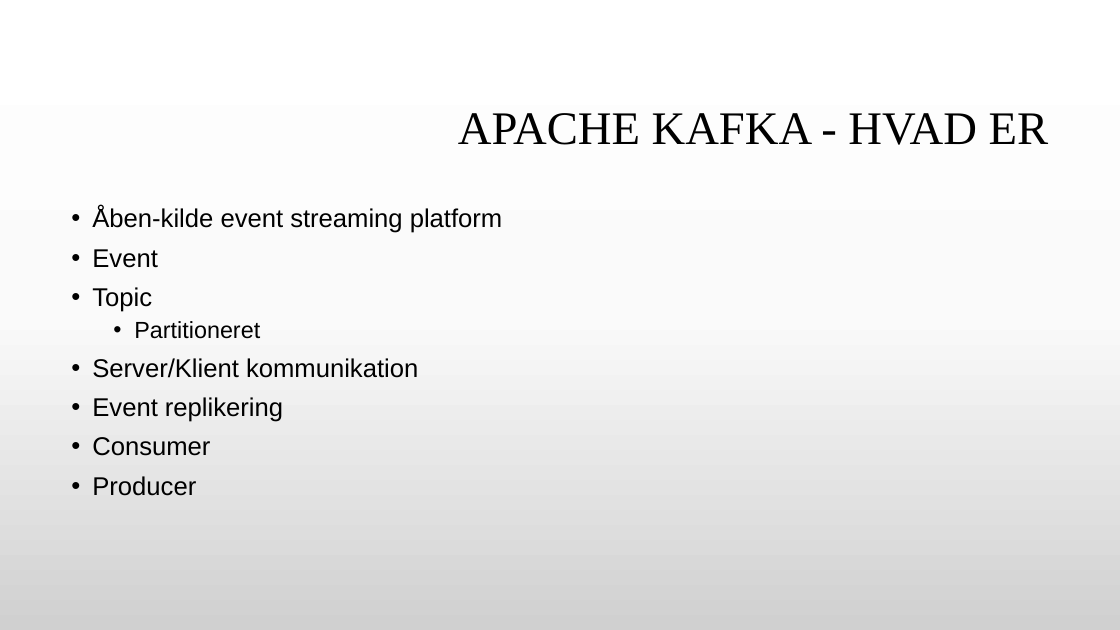
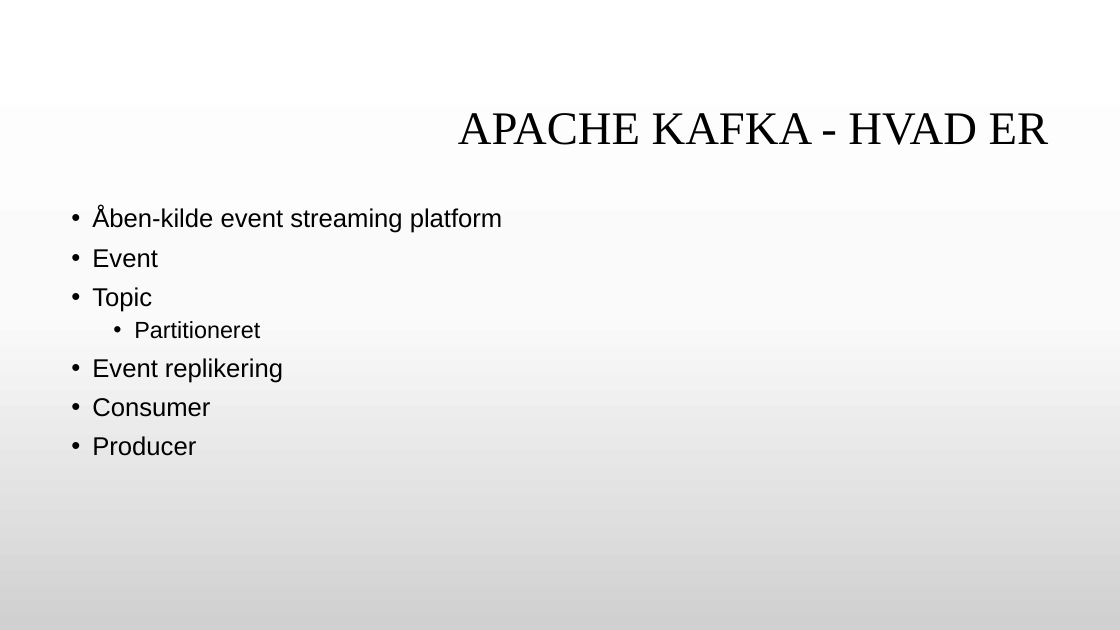
Before and after one commit to GitDeveloperBel/Kafka, a slide deck: slide 22 of presentation.pptx. Drawn at 1120x630 pixels with LibreOffice and Linux fonts; fonts in the diff are those of the drawing; background and template pictures are left out. Boxes give left, top, right and bottom in pixels: in the first picture for what was removed or moved away, otherwise in the second. Text is boxed around its words. In the diff, an @@ line names an element or a change of style, - is before the commit and + after.

Commit message:
minor changes to kafka and improvements to presentation

```diff
--- a/presentation.pptx
+++ b/presentation.pptx
@@ text at <box>92,358,418,378</box>: paragraph removed @@
-• Server/Klient kommunikation
```
Also in this commit, not shown: 2 other slides changed, 1 other file.
